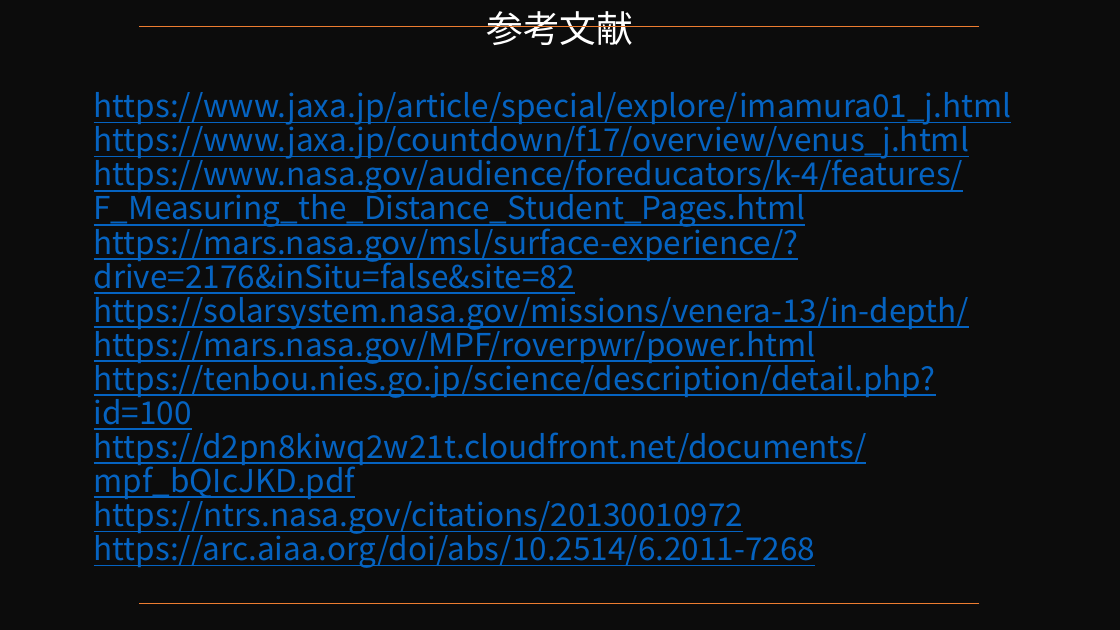
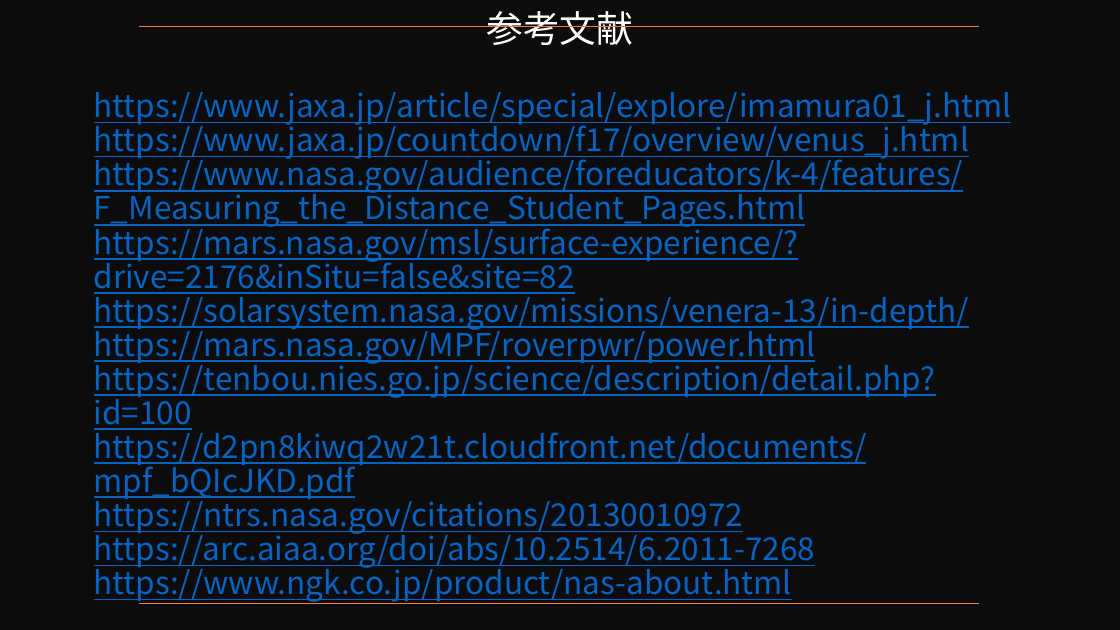
Before and after one commit to spacehotta/spaceappssample, a slide deck: slide 14 of 2022_NASA Space Apps challange_Venus Survival_Seekers.pptx. Drawn at 1120x630 pixels with LibreOffice and Linux fonts; fonts in the diff are those of the drawing. Boxes give left, top, right and bottom in pixels: in the first picture for what was removed or moved away, otherwise in the second. Text is boxed around its words. In the diff, an @@ line names an element or a change of style, - is before the commit and + after.

```diff
--- a/2022_NASA Space Apps challange_Venus Survival_Seekers.pptx
+++ b/2022_NASA Space Apps challange_Venus Survival_Seekers.pptx
@@ title at [94,528,815,602]: text changed @@
-https://arc.aiaa.org/doi/abs/10.2514/6.2011-7268
+https://arc.aiaa.org/doi/abs/10.2514/6.2011-7268
+https://www.ngk.co.jp/product/nas-about.html
```
Also in this commit, not shown: 2 other slides changed.
